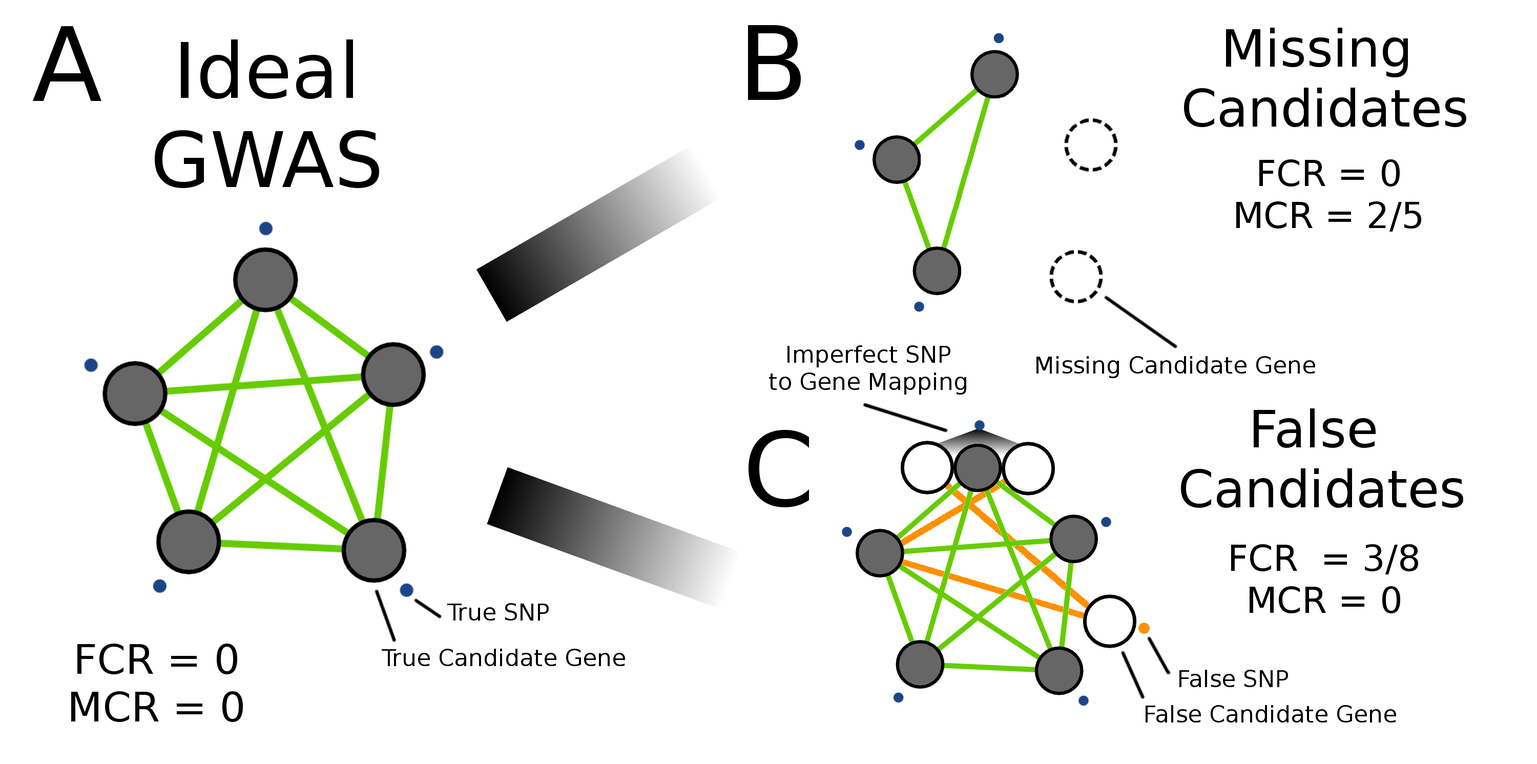
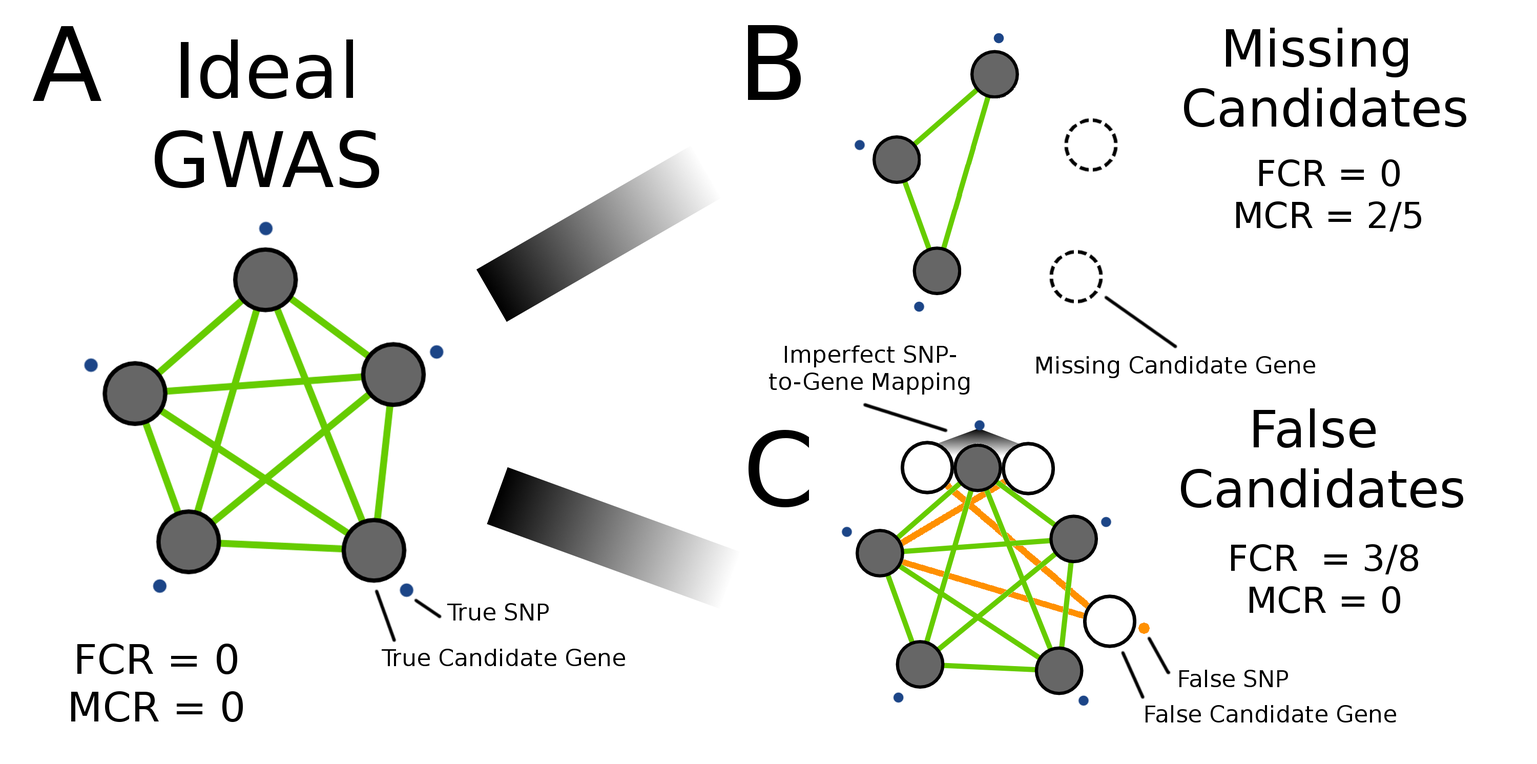
Layers edited between the first and the second (1537, 764) image:
renamed "Imperfect SNP ..." to "Imperfect SNP- ...", painted on it over [784, 345, 970, 395]
